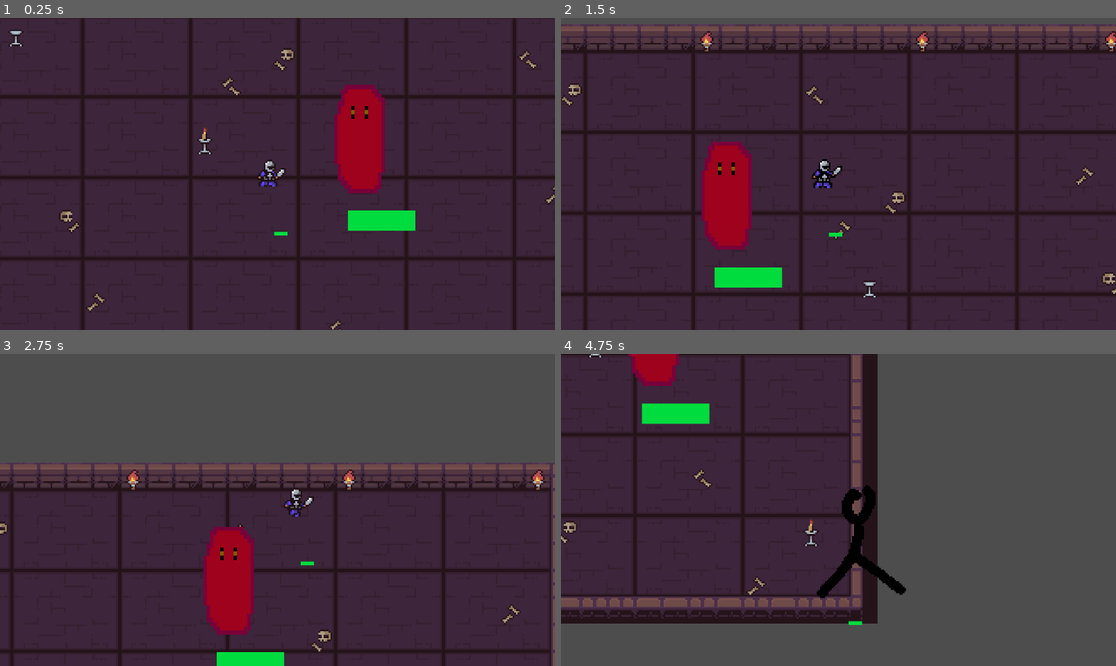
Above: before the commit, frames 1-4 (two rows, left to right).
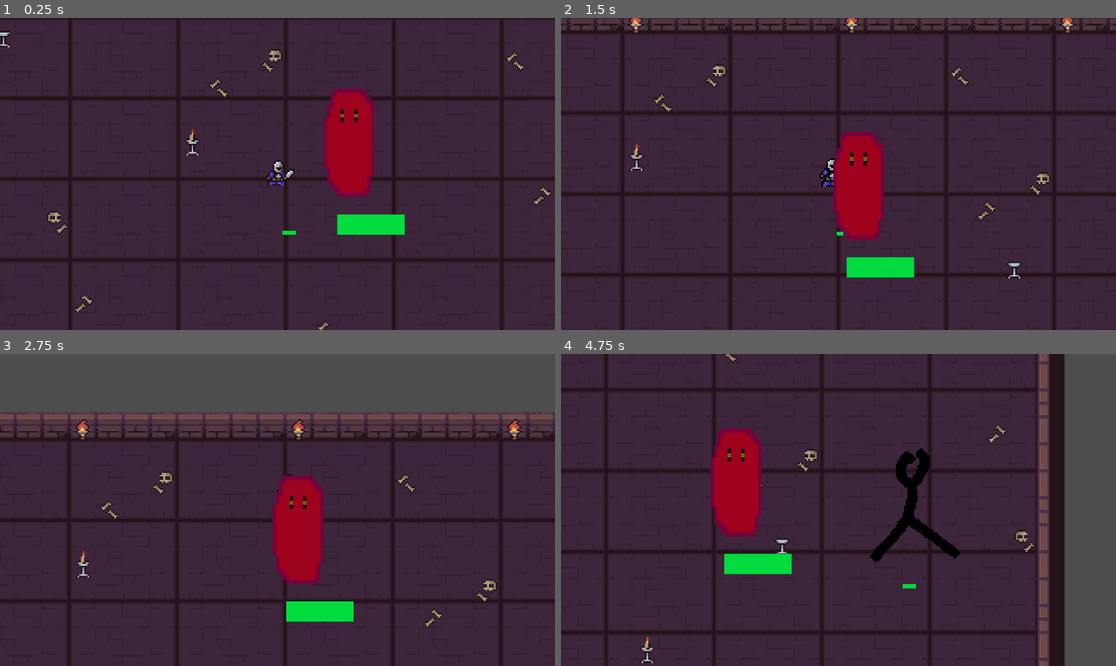
Above: after the commit, the same moments.

Repository: Lukas74m/gae_ca2
Game: Godot game, scene res://scenes/game/Game.tscn
Same seed, same stepped clock (60 frames per second), same inputs: the game is played once before the commit and once after it.
Inputs (mouse positions are in pixels of both pictures, inside the frame that each line leads up to):
- Up to frame 1 (0.25 s): no input
- Up to frame 2 (1.5 s): move the mouse to (960, 158) at 0.52 s; hold E (dash) 0.53-1.28 s; move the mouse to (727, 189) at 1.27 s; tap Q (attack) at 1.35 s
- Up to frame 3 (2.75 s): tap E (dash) at 1.55 s; move the mouse to (333, 441) at 2.02 s; hold E (dash) from 2.03 s (still down)
- Up to frame 4 (4.75 s): move the mouse to (810, 572) at 2.77 s; release E (dash) at 2.78 s; tap E (dash) at 2.85, 3.8, 4.35 s; move the mouse to (1005, 556) at 3.52 s; hold Q (attack) 3.53-4.28 s; move the mouse to (672, 463) at 4.27 s

The runs differ from the first frame. In frame 1, 9.0% of the frame differs, in the area x 0-100%, y 0-100%; in frame 2, 24%; in frame 3, 31%; in frame 4, 58%, in the area x 0-91%, y 0-100%.

Commit message:
Player variable changes

Diff:
--- a/gae-ca2/scenes/player/Player.tscn
+++ b/gae-ca2/scenes/player/Player.tscn
@@ -211,6 +211,8 @@
 [node name="AnimatedSprite2D" type="AnimatedSprite2D" parent="."]
 sprite_frames = SubResource("SpriteFrames_tpg5x")
 animation = &"attack"
+frame = 7
+frame_progress = 1.0
 
 [node name="CollisionShape2D" type="CollisionShape2D" parent="."]
 position = Vector2(-9, 0)
--- a/gae-ca2/scripts/player/player.gd
+++ b/gae-ca2/scripts/player/player.gd
@@ -1,8 +1,8 @@
 extends CharacterBody2D
 
-@export var speed: float = 150.0
-@export var stop_distance: float = 4.0
-@export var dash_speed: float = 600.0
+@export var speed: float = 70.0
+@export var stop_distance: float = 30.0
+@export var dash_speed: float = 200.0
 @export var dash_duration: float = 0.2
 @export var dash_cooldown: float = 1.0
 @onready var attack_area: Area2D = $Area2D
